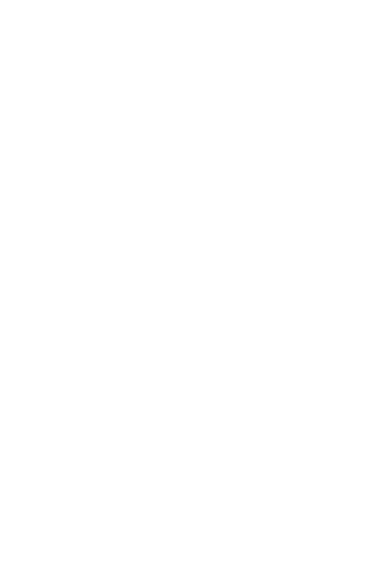
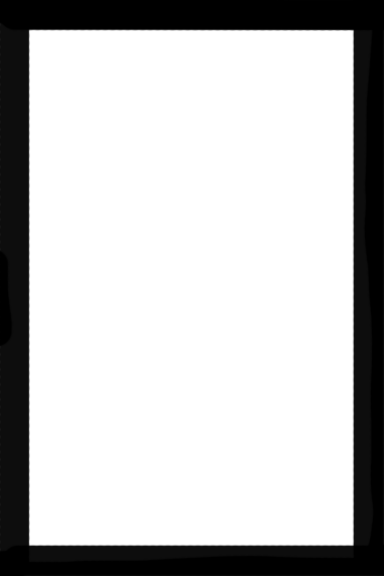
The second 384 × 576 image is a revision of the first. Changes to its layers:
added layer "Layer 2" above "Background" over bbox(0, 0, 384, 576)
